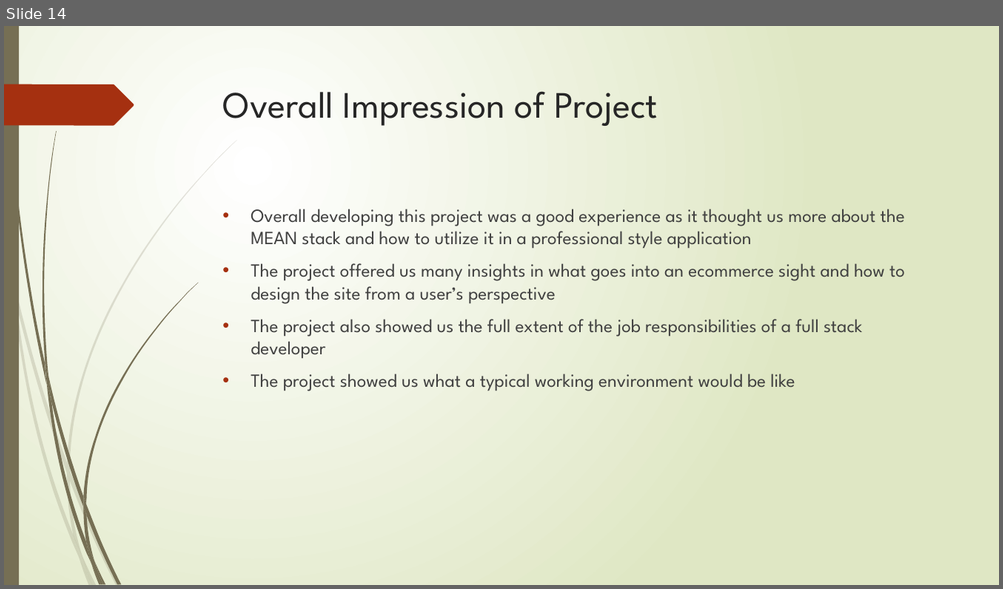
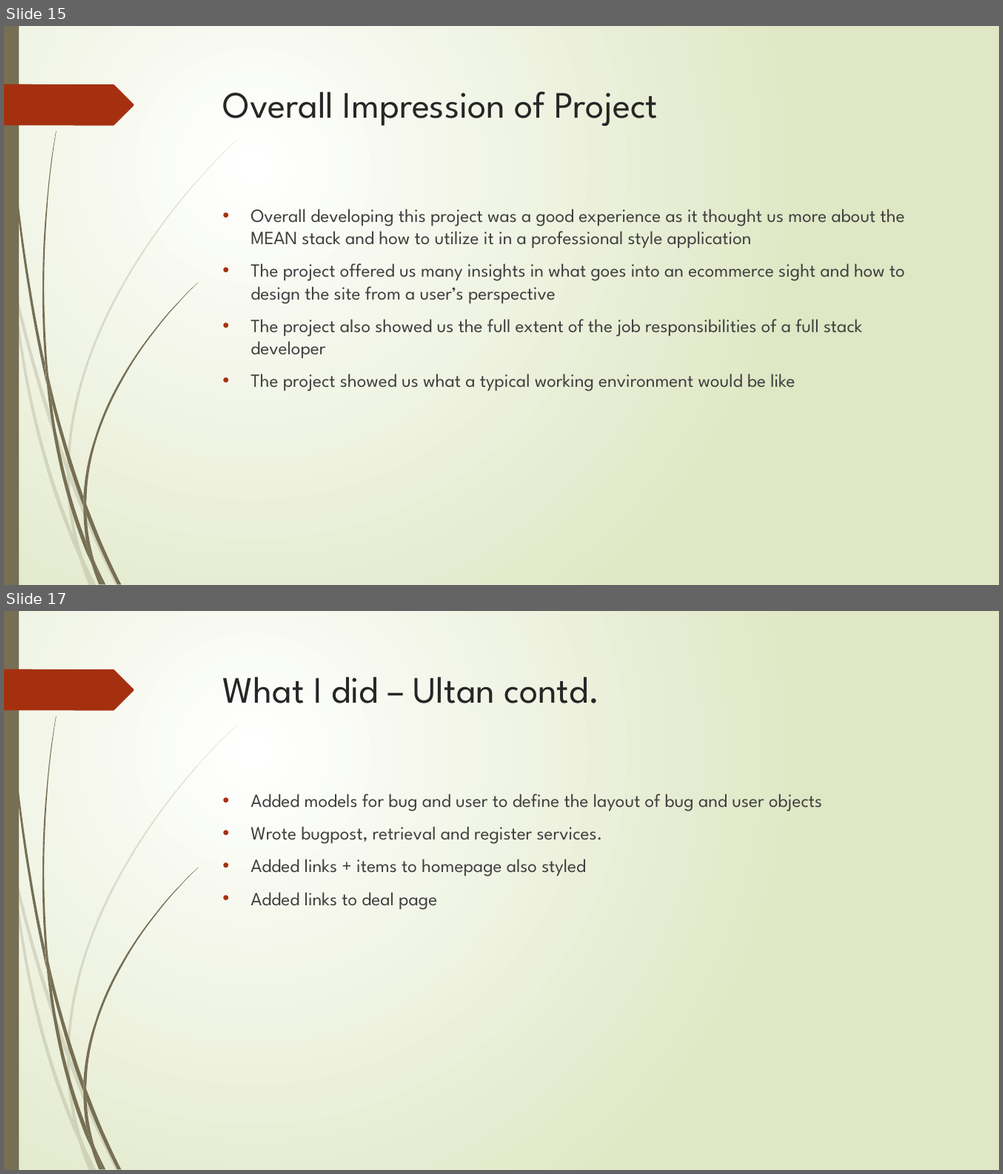
Before and after one commit to Ultan-Kearns/eCommerceApp, a slide deck: Presentation IT Professional.pptx. Shown one above the other, each under a label of ours: slide 14 before the commit, slides 15 and 17 after it; the slides between them are not shown. The pictures are 1003x589 and 1003x1174 pixels, drawn with LibreOffice and Linux fonts; fonts in the diff are those of the drawing. Boxes give left, top, right and bottom in pixels: in the first picture for what was removed or moved away, otherwise in the second. Text is boxed around its words. In the diff, an @@ line names an element or a change of style, - is before the commit and + after.

```diff
--- a/Presentation IT Professional.pptx
+++ b/Presentation IT Professional.pptx
@@ slide 17 added at (4,611,999,1170), background gradient #FFFFFF to #DFE8C4; not listed: 24 template elements that a slide beside it also shows @@
@@ title added at (223,677,600,703), 36 pt, text #262626 @@
+What I did – Ultan contd.
@@ text added at (250,794,822,910), 18 pt, text #404040 @@
+• Added models for bug and user to define the layout of bug and user objects
+• Wrote bugpost, retrieval and register services.
+• Added links + items to homepage also styled
+• Added links to deal page
@@ what was slide 14 is now slide 15 @@
```
Also in this commit, not shown: 3 slides changed, 4 other slides added.
